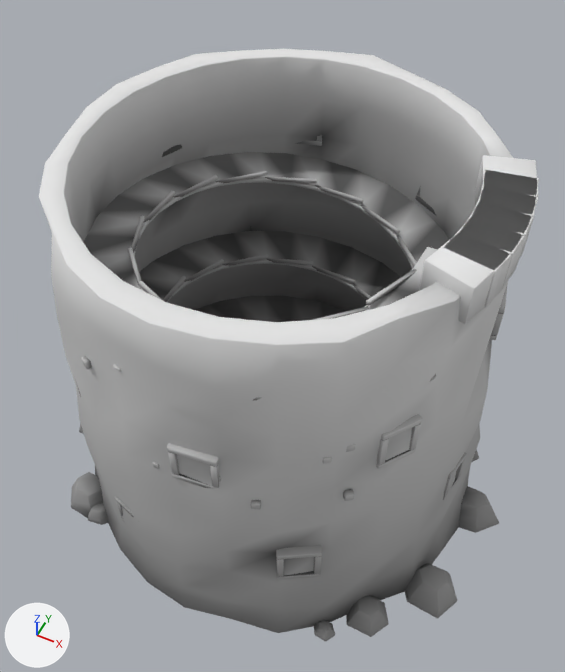
An edit to the glTF model assets/models/cappadocia/structures/hollow_rock.glb, drawn before and after from the same camera.
Rendered twice from a 50 mm camera at (26.4, -52.5, 87.6) aimed at (0.2, -0.1, 22.0). The axes (+X, +Y, +Z) are drawn at lower left. The lights are the same throughout. The picture after the commit comes second. Vertices at exactly the same position are counted once.

The first picture shows 'Hollow_Rock'.
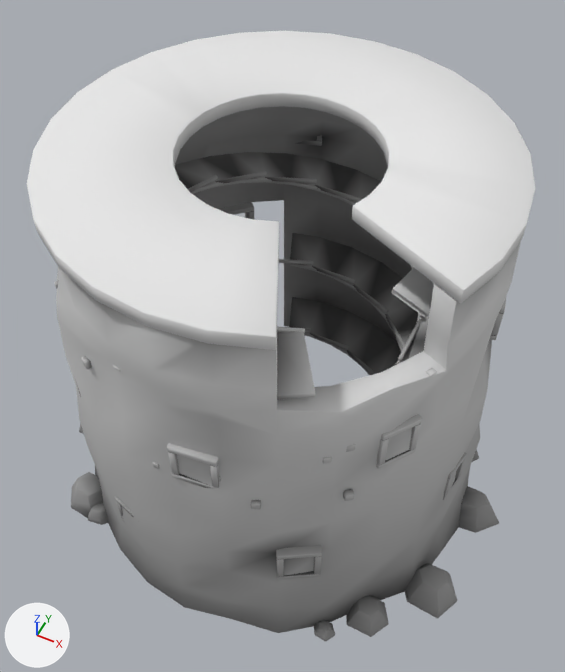
What differs and where, as boxes [x1, y1, x2, y2] in the pictures (565 x 672 px; the box of a moved part takes in the faces that stretch with it):
'Hollow_Rock', reshaped
    before: [39, 49, 539, 641]
    after: [27, 31, 536, 641]
part 1 of me_hollow_rock, added
    after: [27, 31, 536, 350]
part 2 of me_hollow_rock, deleted
    before: [184, 155, 539, 320]
part 3 of me_hollow_rock, moved or reshaped
    before: [39, 49, 513, 435]
    after: [56, 106, 521, 435]
part 4 of me_hollow_rock, moved or reshaped
    before: [152, 183, 320, 322]
    after: [193, 182, 320, 326]
part 5 of me_hollow_rock, edited (looks the same)
    both: [58, 135, 496, 459]

The change, as a list of edits to the scene's bpy script:
```text
Change me_hollow_rock:
    used by ob_hollow_rock; location = (0.0, 0.0, 0.0)
    remove me_hollow_rock.from_pydata(...)  # 6325 vertices, 11968 faces; spans x -27.3..29.1, y -24.8..28.2, z 0.0..46.4
    add me_hollow_rock.from_pydata(...)  # 6197 vertices, 11720 faces; spans x -27.3..29.1, y -24.8..28.2, z 0.0..46.5
    me_hollow_rock part 1: a new loose piece of 216 vertices spanning x -22.1..22.1, y -22.1..22.1, z 45.0..46.5, in mat_paletteatlas
    me_hollow_rock part 2: 14 loose pieces with 336 vertices, spanning x -19.8..22.4, y -17.3..12.5, z 4.2..46.4, are deleted
    me_hollow_rock part 3: 52 vertices moved from x -21.7..22.0, y -21.8..21.9, z 38.5..45.0 to x -21.9..22.2, y -22.0..22.0, z 37.2..45.0; 86 vertices removed from x -21.5..22.1, y -21.8..22.0, z 34.9..46.4; 114 vertices added at x -21.8..22.3, y -22.1..22.3, z 35.0..45.0
    me_hollow_rock part 4: 31 vertices moved from x -22.9..-8.8, y 6.2..22.3, z 0.0..25.0 to x -22.9..-8.8, y 6.2..22.3, z 0.0..25.1; 77 vertices removed from x -21.5..-8.1, y 8.1..21.4, z 0.0..25.0; 41 vertices added at x -22.3..-8.7, y 8.7..22.3, z 0.0..25.1
    me_hollow_rock part 5: 1562 kept faces spanning x -25.1..22.2, y -22.4..23.8, z 0.0..45.0 get new vertex colours; the middle colour goes from grey #858585 to grey #a0a0a0
```
